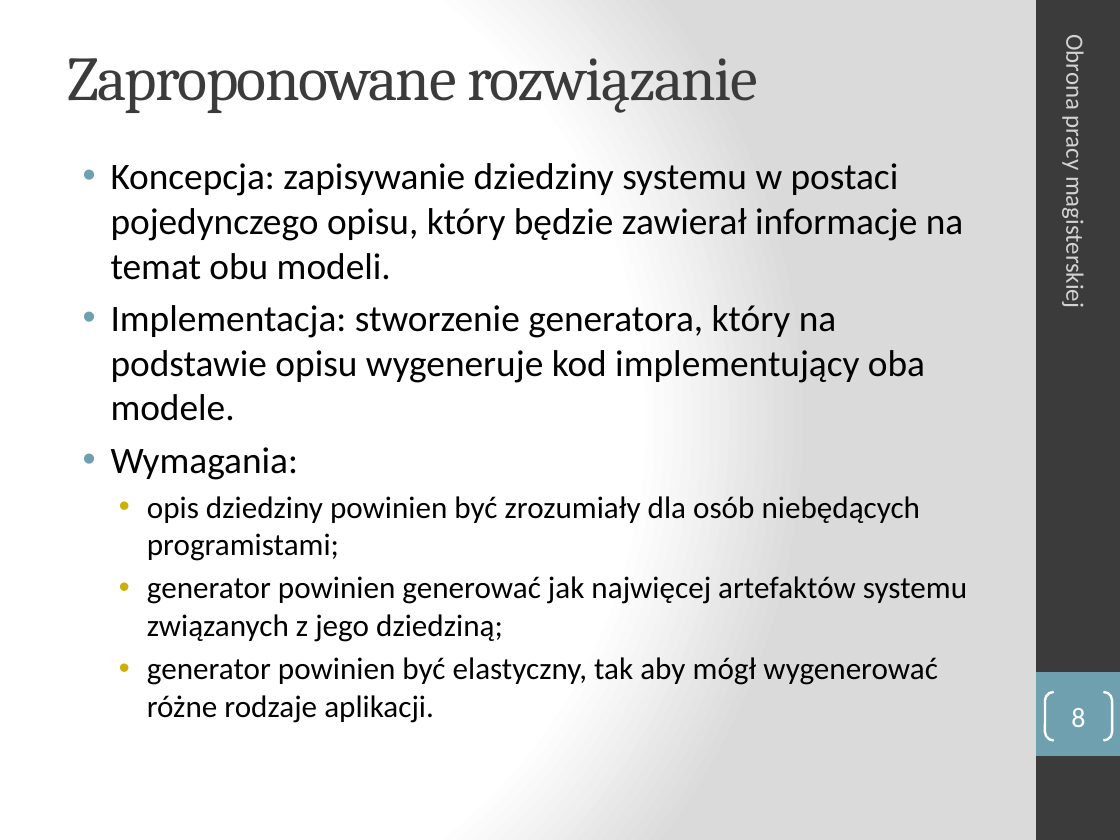
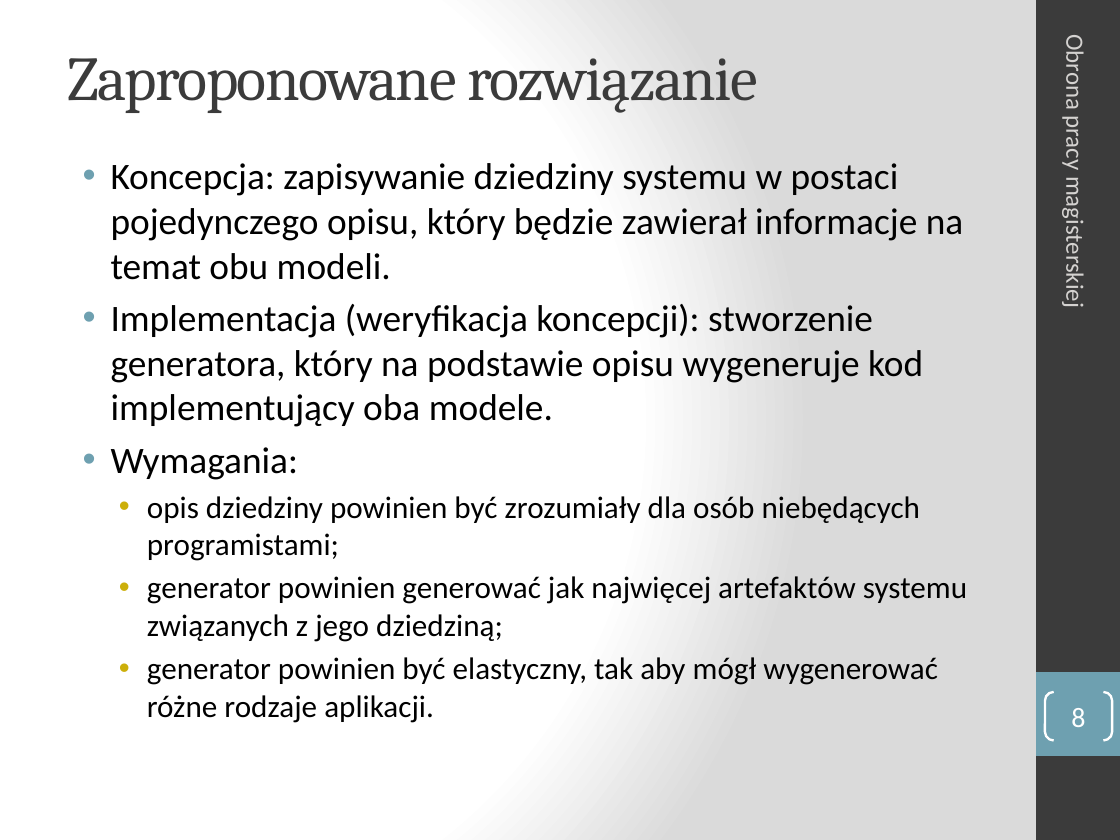
Before and after one commit to manisero/MasterThesis, a slide deck: slide 8 of thesis/presentation/presentation.pptx. Drawn at 1120x840 pixels with LibreOffice and Linux fonts; fonts in the diff are those of the drawing. Boxes give left, top, right and bottom in pixels: in the first picture for what was removed or moved away, otherwise in the second. Text is boxed around its words. In the diff, an @@ line names an element or a change of style, - is before the commit and + after.

Commit message:
Presentation

```diff
--- a/thesis/presentation/presentation.pptx
+++ b/thesis/presentation/presentation.pptx
@@ text at (x1=111, y1=304, x2=923, y2=427): text changed @@
-• Implementacja: stworzenie generatora, który na podstawie opisu wygeneruje kod implementujący oba modele.
+• Implementacja (weryfikacja koncepcji): stworzenie generatora, który na podstawie opisu wygeneruje kod implementujący oba modele.
```
Also in this commit, not shown: 5 other slides changed, 1 slide added, 1 other file.
